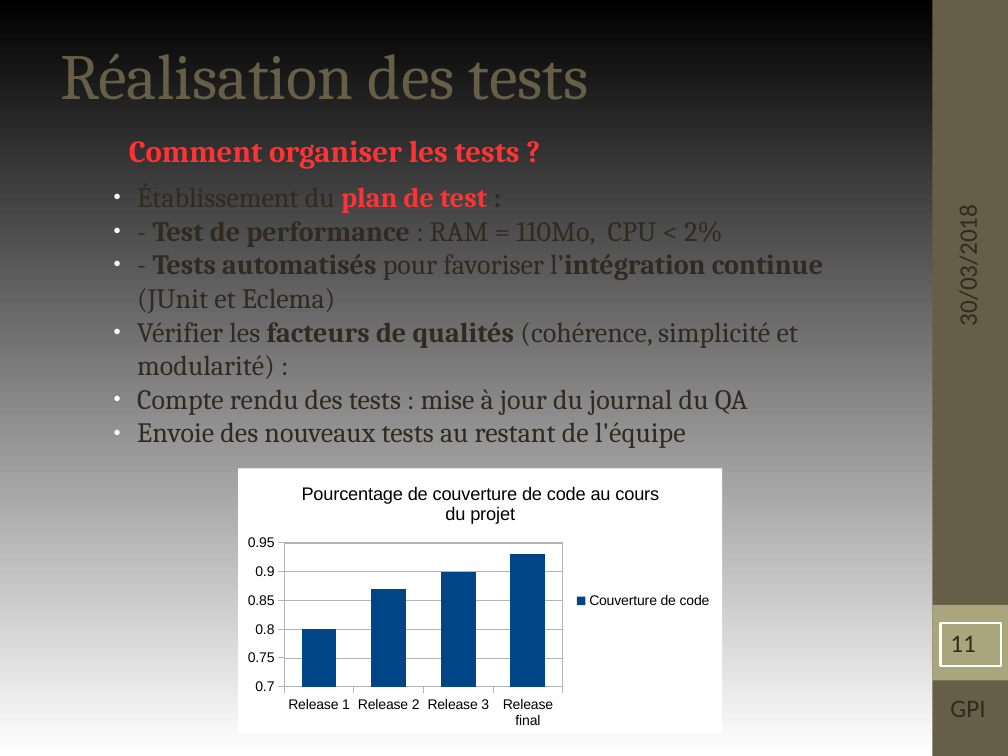
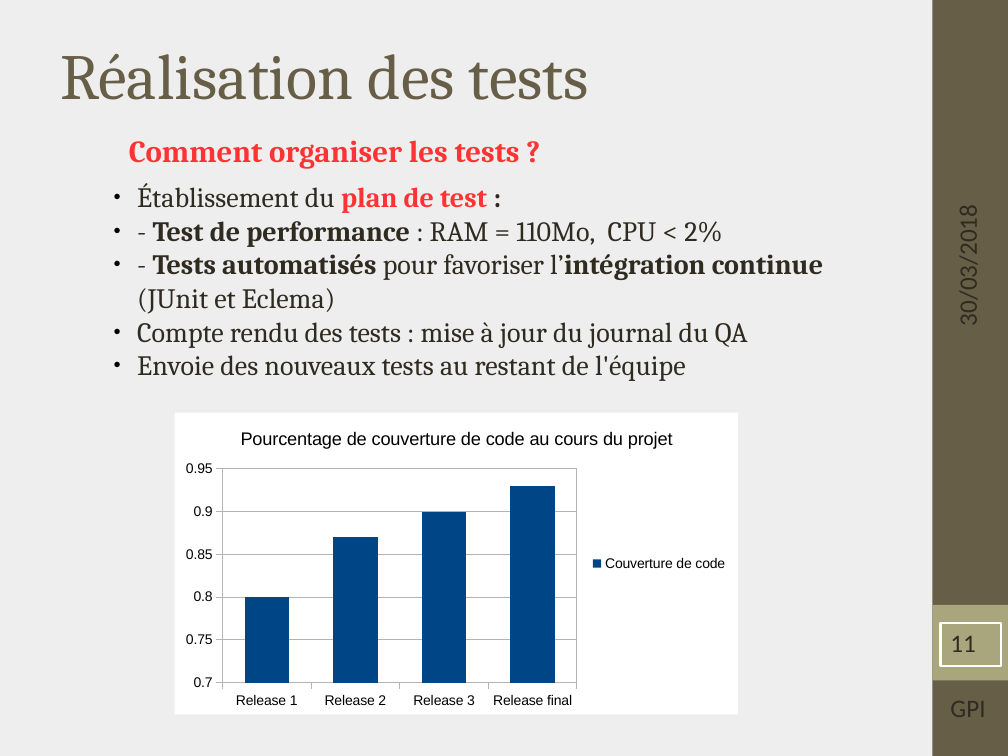
Before and after one commit to vvirole/GPI---2018---Simulation-de-Trains-Automatis-s, a slide deck: slide 11 of Documentation/Soutenance/Présentation – Gestion de Projet Informatique - TIC.odp. Drawn at 1008x756 pixels with LibreOffice and Linux fonts; fonts in the diff are those of the drawing; background and template pictures are left out. Boxes give left, top, right and bottom in pixels: in the first picture for what was removed or moved away, otherwise in the second. Text is boxed around its words. In the diff, an @@ line names an element or a change of style, - is before the commit and + after.

```diff
--- a/Documentation/Soutenance/Présentation – Gestion de Projet Informatique - TIC.odp
+++ b/Documentation/Soutenance/Présentation – Gestion de Projet Informatique - TIC.odp
@@ background gradient #000000 to #FFFFFF to #EEEEEE @@
@@ text "Établissement du plan de test ..." at [137,183,823,381]: bullet colour #FFFFFF to #000000 @@
@@ text at [137,322,798,379]: paragraph removed @@
-● Vérifier les facteurs de qualités (cohérence, simplicité et modularité) :
@@ column chart: place and size @@
-column chart at [238,469,722,734]
+column chart at [174,412,738,714]
```
Also in this commit, not shown: 12 other slides changed, 1 slide added, 1 other file.
